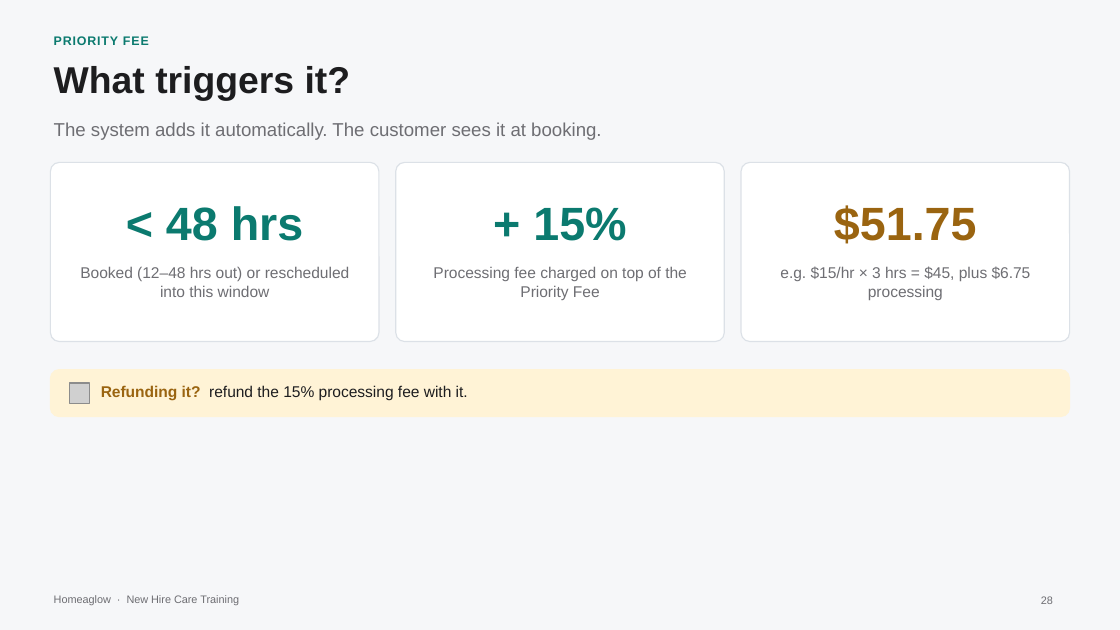
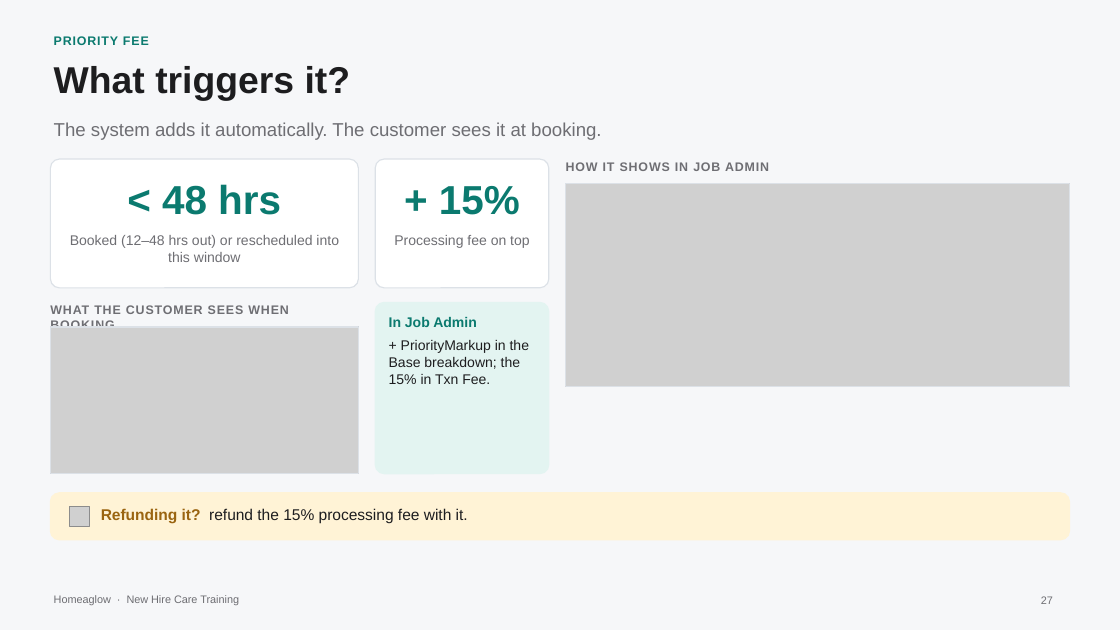
Before and after one commit to anjulimichelle/training, a slide deck: slide 27 of incorrect-info-lmc-lockout/incorrect-info-lmc-lockout.pptx (slide 28 before the commit). Drawn at 1120x630 pixels with LibreOffice and Linux fonts; fonts in the diff are those of the drawing; grey boxes stand for pictures. Boxes give left, top, right and bottom in pixels: in the first picture for what was removed or moved away, otherwise in the second. Text is boxed around its words. In the diff, an @@ line names an element or a change of style, - is before the commit and + after.

```diff
--- a/incorrect-info-lmc-lockout/incorrect-info-lmc-lockout.pptx
+++ b/incorrect-info-lmc-lockout/incorrect-info-lmc-lockout.pptx
@@ text "< 48 hrs": place and size @@
-text "< 48 hrs" at box(166, 206, 304, 241)
+text "< 48 hrs" at box(162, 184, 281, 215)
@@ text "< 48 hrs" at box(162, 184, 281, 215): size 30 to 26 pt @@
@@ rounded rectangle: place and size @@
-rounded rectangle at box(50, 162, 379, 342)
+rounded rectangle at box(50, 159, 358, 288)
@@ rounded rectangle at box(50, 159, 358, 288): proportions changed @@
@@ text "+ 15%" at box(439, 186, 520, 215): size 30 to 26 pt @@
@@ rounded rectangle at box(375, 159, 549, 288): proportions changed @@
@@ text "+ 15%": place and size @@
-text "+ 15%" at box(533, 207, 626, 241)
+text "+ 15%" at box(439, 186, 520, 215)
@@ rounded rectangle: place and size @@
-rounded rectangle at box(741, 162, 1070, 342)
+rounded rectangle at box(375, 159, 549, 288)
@@ rounded rectangle removed at box(395, 162, 724, 342) @@
@@ text added at box(566, 162, 769, 171), 8 pt, text #6E6E73, bold @@
+HOW IT SHOWS IN JOB ADMIN
@@ picture added at box(566, 184, 1070, 386) @@
@@ rectangle added at box(566, 184, 1070, 386), outline #DCE1E7 0.75 pt @@
@@ text removed at box(834, 205, 977, 244) @@
-$51.75
@@ text "Booked (12–48 hrs out) or ...": place and size @@
-text "Booked (12–48 hrs out) or ..." at box(80, 266, 350, 297)
+text "Booked (12–48 hrs out) or ..." at box(70, 235, 339, 262)
@@ text "Booked (12–48 hrs out) or ..." at box(70, 235, 339, 262): size 10 to 9 pt @@
@@ text at box(394, 235, 529, 248): text changed; size 10 to 9 pt @@
-Processing fee charged on top of the Priority Fee
+Processing fee on top
@@ text removed at box(780, 266, 1031, 300) @@
-e.g. $15/hr × 3 hrs = $45, plus $6.75 processing
@@ text added at box(50, 305, 288, 326), 8 pt, text #6E6E73, bold @@
+WHAT THE CUSTOMER SEES WHEN BOOKING
@@ picture added at box(50, 327, 358, 474) @@
@@ rectangle added at box(50, 327, 358, 474), outline #DCE1E7 0.75 pt @@
@@ rounded rectangle: place and size @@
-rounded rectangle at box(50, 370, 1070, 417)
+rounded rectangle at box(375, 302, 549, 474)
@@ rounded rectangle at box(375, 302, 549, 474): fill #FFF3D6 to #E3F4F1; outline #FFF3D6 0.75 pt to #E3F4F1 0.75 pt; proportions changed @@
@@ text added at box(389, 317, 529, 384), 9 pt, text #1D1D1F @@
+In Job Admin
++ PriorityMarkup in the Base breakdown; the 15% in Txn Fee.
@@ rounded rectangle added at box(50, 493, 1070, 540), fill #FFF3D6, outline #FFF3D6 0.75 pt @@
@@ picture: place and size @@
-picture at box(69, 383, 90, 403)
+picture at box(69, 506, 90, 526)
@@ text "Refunding it? refund the 15% ...": place and size @@
-text "Refunding it? refund the 15% ..." at box(101, 385, 468, 400)
+text "Refunding it? refund the 15% ..." at box(101, 508, 468, 524)
@@ page number at box(1041, 596, 1053, 604): text changed @@
-28
+27
```
Also in this commit, not shown: 2 other slides changed, 1 slide removed, 3 other files.
